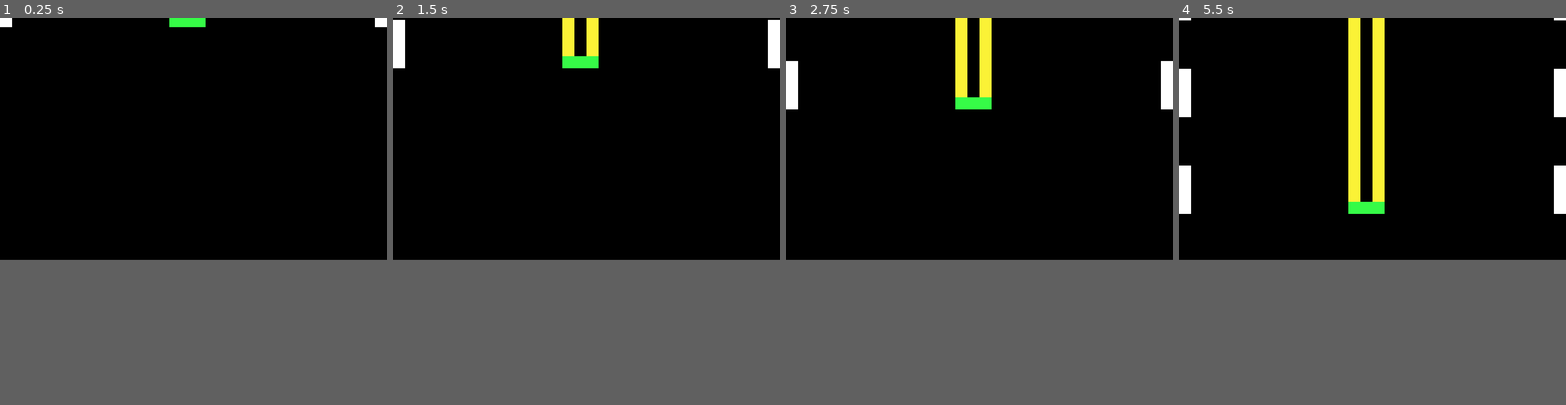
Above: before the commit, frames 1-4 (left to right).
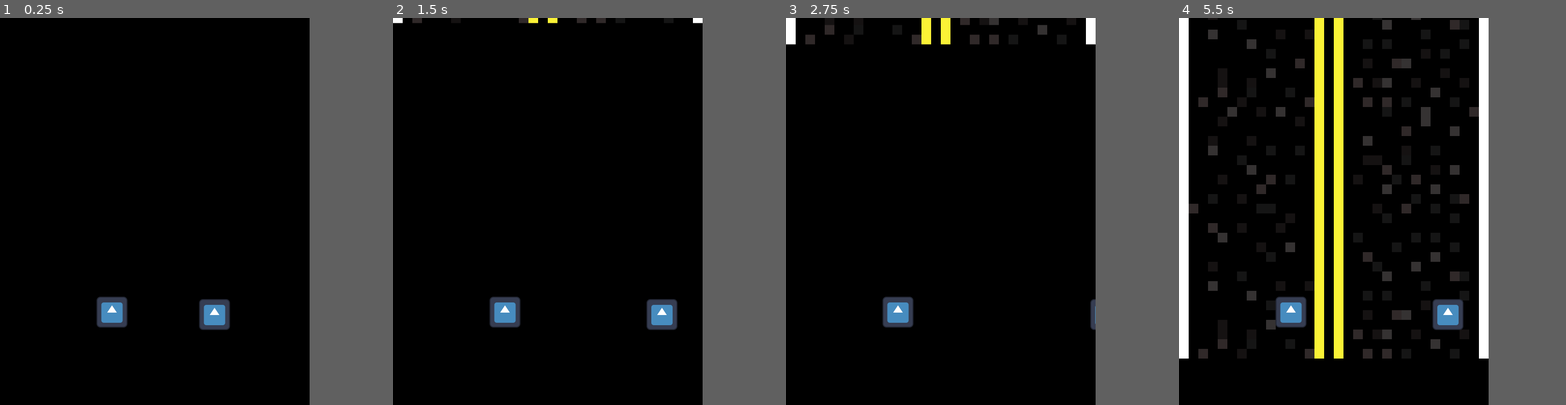
Above: after the commit, the same moments.

Repository: MathiasBenoni/urban-engine
Game: Godot game, scene res://scenes/main.tscn
Same seed, same stepped clock (60 frames per second), same inputs: the game is played once before the commit and once after it. The engine's default icon, where the game draws it, is replaced by a stand-in: a white triangle on a blue panel in a dark square.
Inputs:
- Up to frame 1 (0.25 s): no input
- Up to frame 2 (1.5 s): hold D (right) 0.53-1.28 s; hold Space (brake) from 1.28 s (still down)
- Up to frame 3 (2.75 s): release Space (brake) at 2.03 s; hold D (right) from 2.03 s (still down)
- Up to frame 4 (5.5 s): release D (right) at 3.53 s; hold A (left) 3.53-5.03 s; hold Space (brake) from 5.03 s (still down)
The window is 800x500 before the commit and 640x800 after it. Grey fills any space a smaller window leaves; there, only what the larger window draws over its background counts as a difference.

The runs differ from the first frame. In frame 1, 1.6% of the frame differs, in the area x 0-100%, y 0-81%; in frame 2, 3.2%; in frame 3, 4.2%; in frame 4, 17%, in the area x 0-100%, y 0-88%.

Commit message:
Added more sprites, red and green

Diff:
--- a/project.godot
+++ b/project.godot
@@ -22,7 +22,7 @@
 [display]
 
 window/size/viewport_width=1280
-window/size/viewport_height=800
+window/size/viewport_height=1600
 window/stretch/mode="viewport"
 
 [input]
--- a/scenes/car.tscn
+++ b/scenes/car.tscn
@@ -6,6 +6,7 @@
 size = Vector2(82, 83)
 
 [node name="car" type="CharacterBody2D"]
+z_index = 5
 motion_mode = 1
 
 [node name="Sprite2D" type="Sprite2D" parent="."]
--- a/scenes/main.tscn
+++ b/scenes/main.tscn
@@ -21,10 +21,10 @@
 color = Color(0, 0, 0, 1)
 
 [node name="car" parent="." instance=ExtResource("2_sugp2")]
-position = Vector2(268, 176)
+position = Vector2(-177, 2016)
 
 [node name="player" parent="." instance=ExtResource("3_jyhfs")]
-position = Vector2(489, 184)
+position = Vector2(247, 2026)
 
 [node name="Camera2D" type="Camera2D" parent="."]
-position = Vector2(0, 800)
+position = Vector2(0, 1600)
--- a/scenes/player.tscn
+++ b/scenes/player.tscn
@@ -7,6 +7,7 @@
 size = Vector2(125, 141)
 
 [node name="player" type="CharacterBody2D"]
+z_index = 5
 script = ExtResource("1_g2els")
 
 [node name="CollisionShape2D" type="CollisionShape2D" parent="."]
--- a/scripts/main.gd
+++ b/scripts/main.gd
@@ -1,18 +1,16 @@
 extends Node2D
-
-
 var brake = false
-
+var accel := 250.0
+var max_speed := 30000.0
+var brake_force := 1000.0
 @onready var screen_size = get_viewport().get_visible_rect().size
-
 var road_list = []
-
 
 func make_road():
 	var road_scene = preload("res://scenes/road.tscn")
 	var road = road_scene.instantiate()
 	road.position.x = 0
-	road.position.y = -235
+	road.position.y = -230
 	road_list.append(road)
 
 	add_child(road)
@@ -20,27 +18,35 @@
 func _ready() -> void:
 	make_road()
 
+func _process(delta: float) -> void:
+
+	# Spawn new road when the last one reaches the threshold
+	if road_list[-1].position.y >= 800:
+		print("Spawn road")
+		make_road()
+
+	while road_list.size() > 0 and road_list[0].position.y >= 4000:
+		print("Despawn road at y =", road_list[0].position.y)
+		var old_road = road_list.pop_front()
+		old_road.queue_free()
 
 
-func _process(delta: float) -> void:
+	if brake == true:
 
-	if road_list[-1].position.y >= screen_size.y + 235:
-		print("Spawn road")
-		make_road()
-		road_list.pop_front()
+		if Globals.main_speed >= 0:
+			Globals.main_speed -= brake_force * delta
+			if Globals.main_speed < 0:
+				Globals.main_speed = 0
+	else:
+		var speed_ratio = Globals.main_speed / max_speed
+		var acceleration_factor = 1.0 - (speed_ratio * speed_ratio)  # Exponential falloff
+		Globals.main_speed += accel * acceleration_factor * delta
 
-
-	#print(Globals.main_speed)
-
-	if brake == true:
-		if Globals.main_speed >= 0:
-			Globals.main_speed -= 10 * delta
-
-	else:
-		Globals.main_speed += 10 * delta
-
+		if Globals.main_speed > max_speed:
+			Globals.main_speed = max_speed
 
 	if Input.is_action_pressed("brake"):
 		brake = true
+		print(Globals.main_speed)
 	else:
 		brake = false
Binary file added: assets/green.png
Binary file changed: assets/intersect.png
Binary file added: assets/red.png
Binary file changed: assets/road-temp.png
